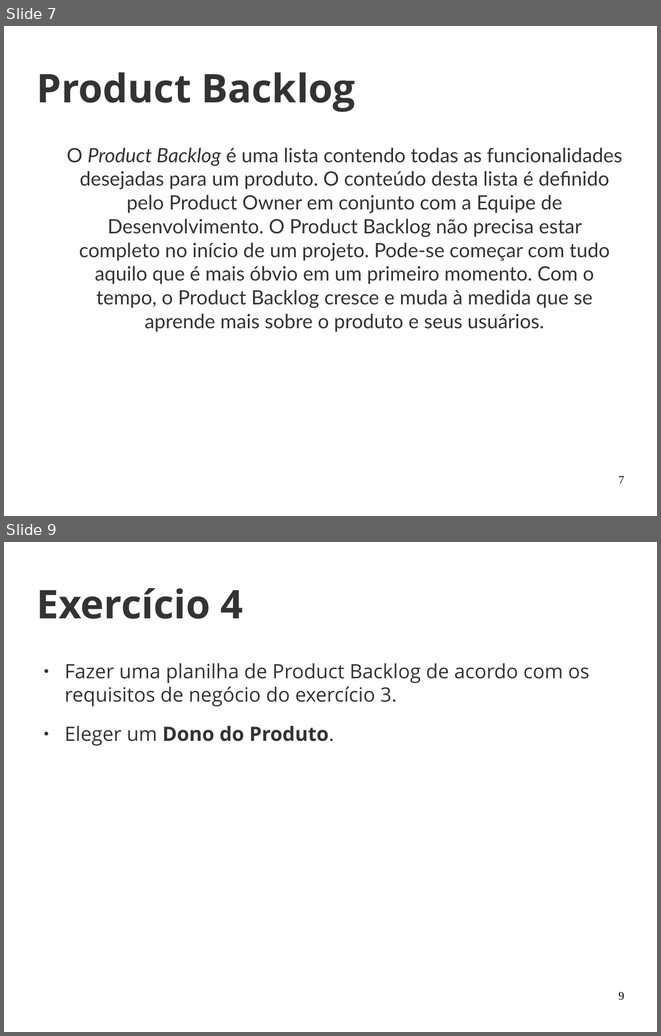
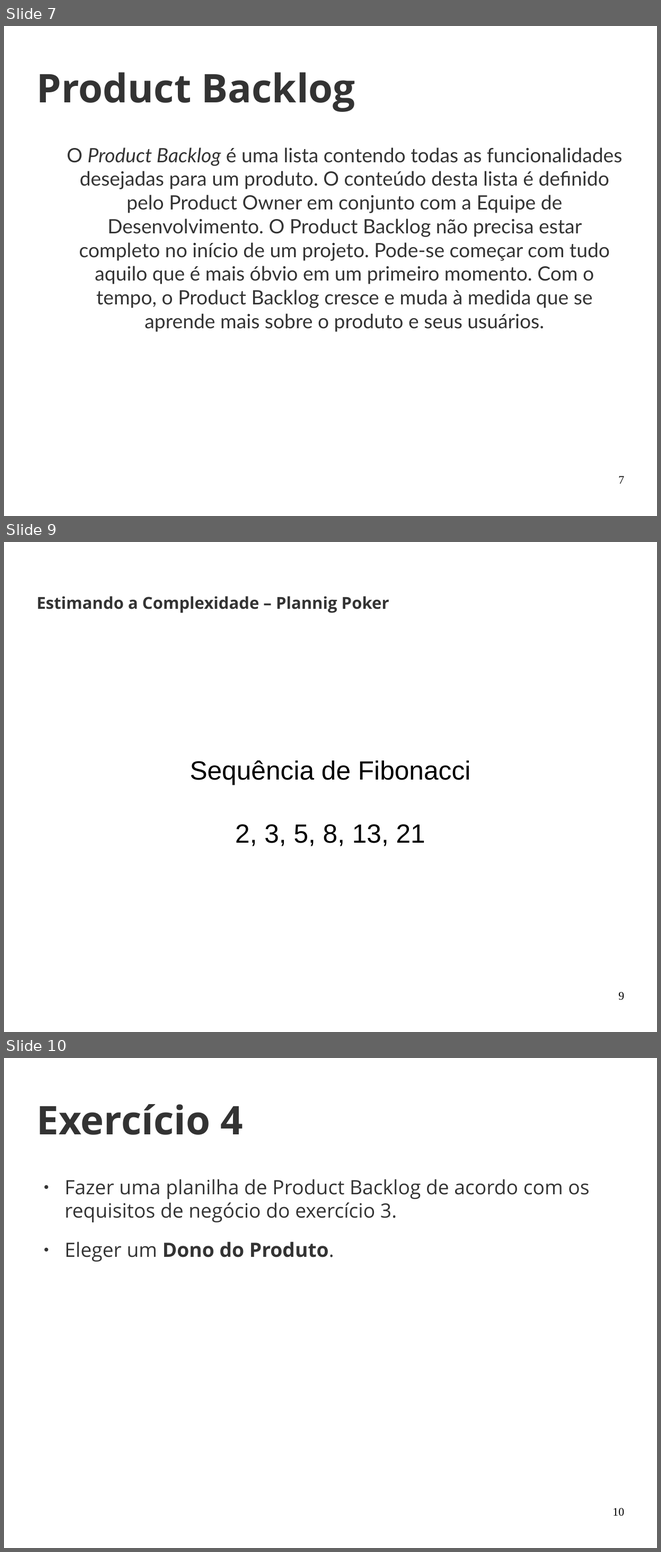
Before and after one commit to joaohelio/eng_de_software, a slide deck: Aulas/20170429/aula_2.odp. Shown one above the other, each under a label of ours: slides 7 and 9 before the commit, slides 7, 9 and 10 after it; the slides between them are not shown. The pictures are 661x1036 and 661x1552 pixels, drawn with LibreOffice and Linux fonts; fonts in the diff are those of the drawing; background and template pictures are left out. Boxes give left, top, right and bottom in pixels: in the first picture for what was removed or moved away, otherwise in the second. Text is boxed around its words. In the diff, an @@ line names an element or a change of style, - is before the commit and + after.

```diff
--- a/Aulas/20170429/aula_2.odp
+++ b/Aulas/20170429/aula_2.odp
@@ slide 9 added at [4, 542, 657, 1032], background picture (left out) @@
@@ title added at [37, 596, 389, 613], 20 pt, text #333333, bold @@
+Estimando a Complexidade – Plannig Poker
@@ subtitle added at [190, 760, 470, 846], 32 pt, text #000000 @@
+Sequência de Fibonacci
+2, 3, 5, 8, 13, 21
@@ page number added at [618, 991, 624, 1000], 14 pt, text #000000 @@
+9
@@ what was slide 9 is now slide 10 @@
@@ page number at [612, 1507, 624, 1516]: text changed @@
-9
+10
```
Also in this commit, not shown: 5 slides changed, 1 other slide added, 1 slide removed.
